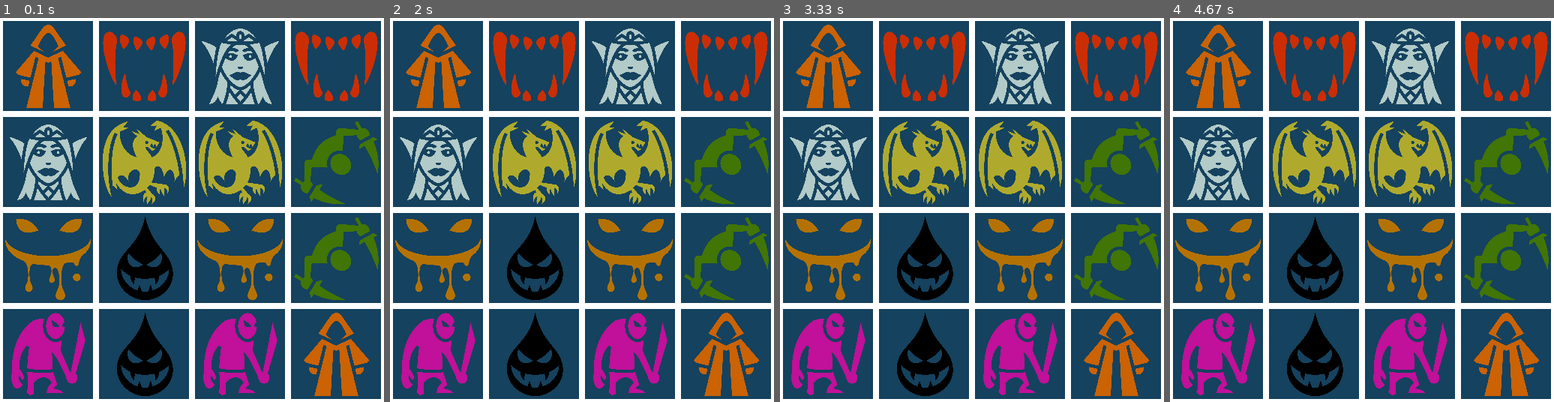
Above: before the commit, frames 1-4 (left to right).
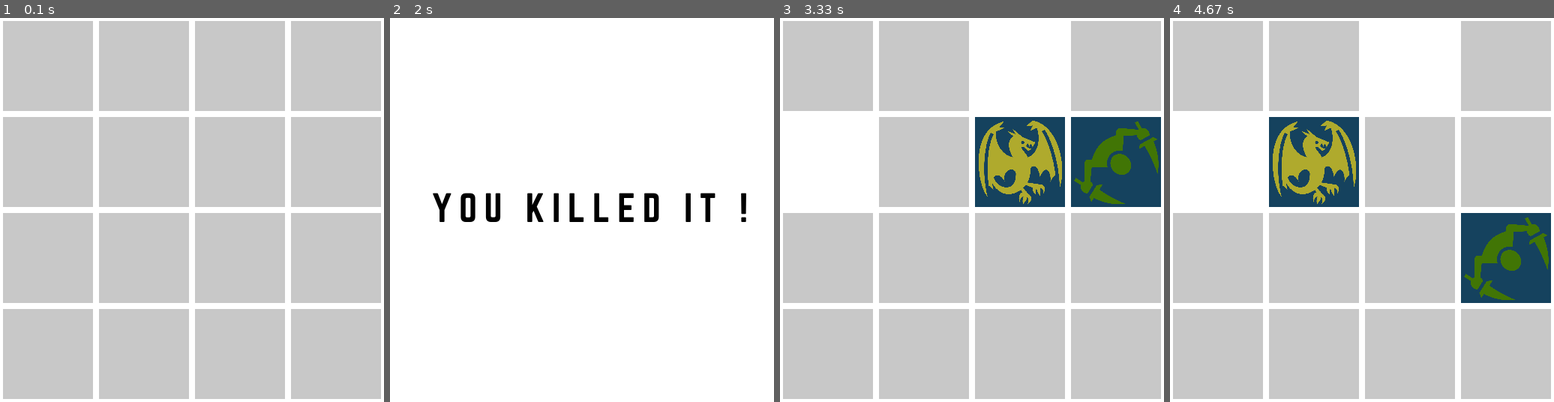
Above: after the commit, the same moments.

Repository: yashrajjain726/Kill-the-Ghost-Pygame
Game: pygame game, started from app.py
The game is run twice, just before and just after one commit, with the same random seed, the same clock (stepped at 60 frames per second) and the same inputs.
Inputs (mouse positions are in pixels of both pictures, inside the frame that each line leads up to):
- Up to frame 1 (0.1 s): no input
- Up to frame 2 (2 s): click (582, 210) at 0.38 s; click (489, 213) at 0.72 s; click (639, 75) at 1.05 s; click (443, 198) at 1.38 s
- Up to frame 3 (3.33 s): move the mouse to (1117, 355) at 2.17 s; click (1117, 355) at 2.35 s; click (1048, 179) at 2.72 s; click (1091, 202) at 3.05 s
- Up to frame 4 (4.67 s): click (1242, 160) at 3.38 s; click (1446, 114) at 3.72 s; click (1500, 298) at 4.05 s; click (1277, 179) at 4.38 s

The runs differ from the first frame. In frame 1, 85% of the frame differs, in the area x 0-100%, y 0-100%; in frame 2, 88%; in frame 3, 77%; in frame 4, 77%.

Commit message:
gif view added

Diff:
--- a/app.py
+++ b/app.py
@@ -2,6 +2,7 @@
 import game_config as gc
 from ghost import Zombie
 from pygame import display , event , image
+from time import sleep
 
 def find_index(x,y):
     row = y // gc.IMAGE_SIZE
@@ -20,11 +21,12 @@
 screen= display.set_mode((512,512))
 
 #loading the killed image
-killed = image.load('other_assets/killed.jpg')
+killed = image.load('other_assets/killed.png')
 
 #let us set running is True to set the game status
 running=True
 tiles = [Zombie(i) for i in range(0,gc.NUM_TILES_TOTAL)]
+current_images=[]
 while running:
     #pygame event module let's you capture all the mouse and keyboard inputs
     #with the help of get( and all the fetched inputs will be removed from the
@@ -44,9 +46,39 @@
             mouse_x, mouse_y = pygame.mouse.get_pos()
             #Get the index of the image by the x and y axis.
             index=find_index(mouse_x,mouse_y)
-            print(index)
+            if index not in current_images:
+                current_images.append(index)
+            # to load only less than two images from the total images,
+            # we set it to below condition
+            if len(current_images)>2:
+                current_images=current_images[1:]
     screen.fill((255,255,255))
-    for tile in tiles:
-        screen.blit(tile.image,(tile.col * gc.IMAGE_SIZE + gc.MARGIN ,tile.row * gc.IMAGE_SIZE + gc.MARGIN))
+
+    total_skipped = 0
+
+    for _,tile in enumerate(tiles):
+        image_i = tile.image if tile.index in current_images else tile.box
+        if not tile.skip :
+            screen.blit(image_i,(tile.col * gc.IMAGE_SIZE + gc.MARGIN ,tile.row * gc.IMAGE_SIZE + gc.MARGIN))
+        else:
+            total_skipped +=1
+
     display.flip()
+
+    if len(current_images)==2:
+        #Checking that,if the two images with same name are same or not.
+        idx1,idx2= current_images
+        if tiles[idx1].name == tiles[idx2].name :
+            tiles[idx1].skip = True
+            tiles[idx2].skip = True
+            sleep(0.5)
+            screen.blit(killed,(0,0))
+            display.flip()
+            sleep(0.5)
+            current_images=[]
+    if total_skipped == len(tiles):
+            running = False
+    if total_skipped == len(tiles):
+        running = False
+
 print('Thanks for Playing')
--- a/ghost.py
+++ b/ghost.py
@@ -25,7 +25,7 @@
         self.image=image.load(self.image_path)
         self.image = transform.scale(self.image,(gc.IMAGE_SIZE-2*gc.MARGIN,gc.IMAGE_SIZE-2*gc.MARGIN))
         self.box=self.image.copy()
-        self.box.fill((255,255,255))
+        self.box.fill((200,200,200))
         #if the zombie's are already matched then,we should skip it,
         # because that's removed from the gameboard.
         self.skip= False
Binary file added: gif/view.gif
Binary file removed: other_assets/killed.jpg
Binary file added: other_assets/killed.png
